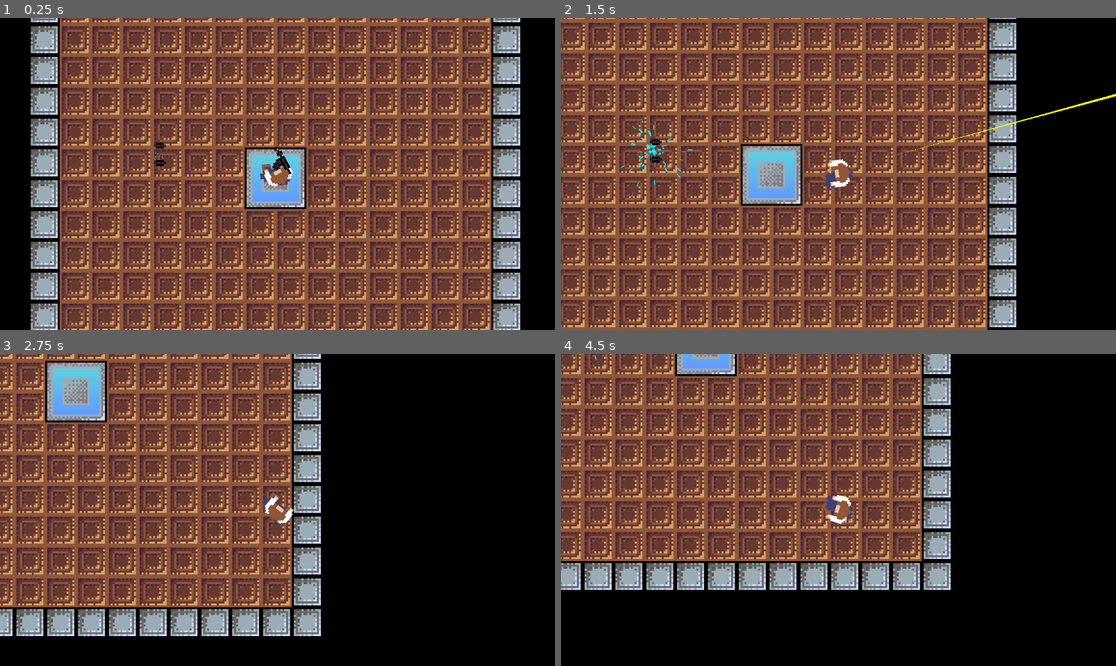
Above: before the commit, frames 1-4 (two rows, left to right).
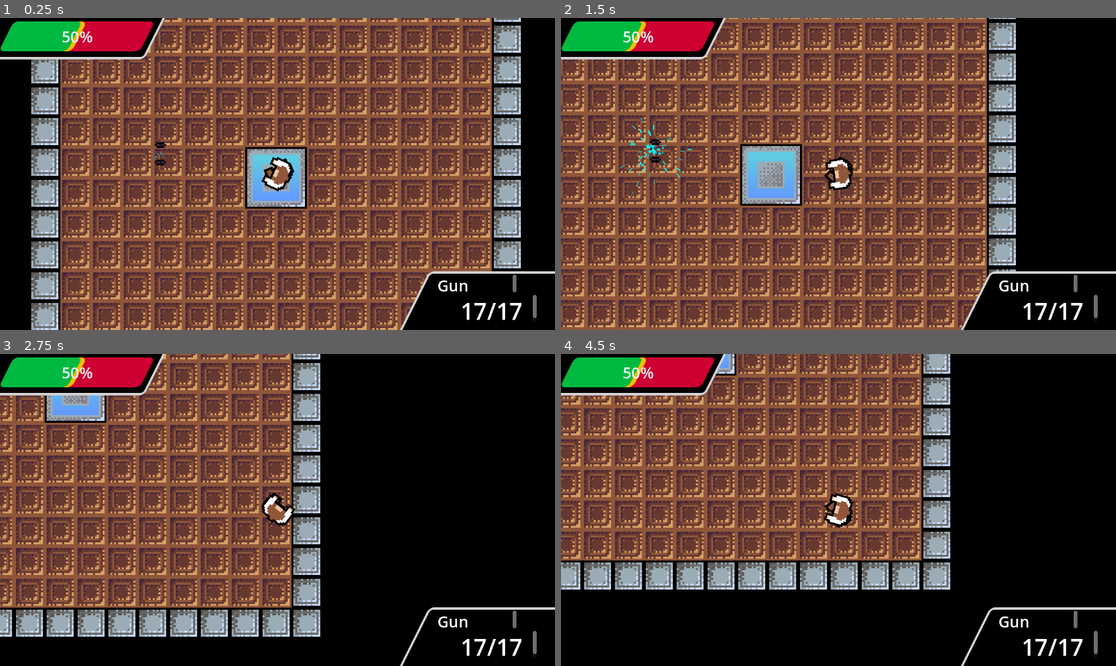
Above: after the commit, the same moments.

Repository: DriftWare07/gdod-jam-25
Game: Godot game, scene res://scenes/main.tscn
Same seed, same stepped clock (60 frames per second), same inputs: the game is played once before the commit and once after it.
Inputs (mouse positions are in pixels of both pictures, inside the frame that each line leads up to):
- Up to frame 1 (0.25 s): no input
- Up to frame 2 (1.5 s): move the mouse to (960, 158) at 0.52 s; press the mouse at (960, 158) at 0.53 s; hold D (right) 0.53-1.28 s; move the mouse to (727, 189) at 1.27 s; release the mouse at (727, 189) at 1.28 s; hold S (down) from 1.28 s (still down); click (727, 189) at 1.35 s
- Up to frame 3 (2.75 s): move the mouse to (333, 441) at 2.02 s; release S (down) at 2.03 s; press the mouse at (333, 441) at 2.03 s; hold D (right) from 2.03 s (still down)
- Up to frame 4 (4.5 s): move the mouse to (810, 572) at 2.77 s; release D (right) at 2.78 s; release the mouse at (810, 572) at 2.78 s; hold W (up) 2.78-3.53 s; click (810, 572) at 2.85 s; move the mouse to (1005, 556) at 3.52 s; press the mouse at (1005, 556) at 3.53 s; hold A (left) from 3.53 s (still down); move the mouse to (672, 463) at 4.27 s; release the mouse at (672, 463) at 4.28 s; click (672, 463) at 4.35 s

The runs differ from the first frame. In frame 1, 25% of the frame differs, in the area x 0-100%, y 0-100%; in frame 2, 15%; in frame 3, 16%; in frame 4, 16%.

Commit message:
Ui mached up

Diff:
--- /dev/null
+++ b/gdod-jam-25/assets/main_theme.tres
@@ -0,0 +1,48 @@
+[gd_resource type="Theme" load_steps=6 format=3 uid="uid://2bek0awd3xii"]
+
+[sub_resource type="StyleBoxFlat" id="StyleBoxFlat_8bw67"]
+bg_color = Color(0, 0, 0, 1)
+skew = Vector2(0.5, 0)
+border_width_left = 5
+border_width_top = 5
+border_width_right = 5
+border_width_bottom = 5
+border_color = Color(0.834614, 0.834614, 0.834614, 1)
+corner_radius_top_left = 10
+corner_radius_top_right = 10
+corner_radius_bottom_right = 10
+corner_radius_bottom_left = 10
+
+[sub_resource type="SystemFont" id="SystemFont_mwhbv"]
+font_names = PackedStringArray("Kenney Future")
+
+[sub_resource type="StyleBoxFlat" id="StyleBoxFlat_ddt15"]
+bg_color = Color(0.807781, 0, 0.196409, 1)
+skew = Vector2(0.5, 0)
+border_color = Color(0.245, 0.245, 0.245, 0)
+corner_radius_top_left = 10
+corner_radius_top_right = 10
+corner_radius_bottom_right = 10
+corner_radius_bottom_left = 10
+
+[sub_resource type="StyleBoxFlat" id="StyleBoxFlat_ju70s"]
+bg_color = Color(0, 0.72378, 0.250524, 1)
+skew = Vector2(0.5, 0)
+border_width_right = 10
+border_color = Color(0.941615, 0.736532, 0.024291, 1)
+corner_radius_top_left = 10
+corner_radius_top_right = 10
+corner_radius_bottom_right = 10
+corner_radius_bottom_left = 10
+
+[sub_resource type="SystemFont" id="SystemFont_v4eqd"]
+font_names = PackedStringArray("Kenney Future")
+
+[resource]
+Panel/styles/panel = SubResource("StyleBoxFlat_8bw67")
+ProgressBar/font_sizes/font_size = 32
+ProgressBar/fonts/font = SubResource("SystemFont_mwhbv")
+ProgressBar/styles/background = SubResource("StyleBoxFlat_ddt15")
+ProgressBar/styles/fill = SubResource("StyleBoxFlat_ju70s")
+RichTextLabel/font_sizes/normal_font_size = 32
+RichTextLabel/fonts/normal_font = SubResource("SystemFont_v4eqd")
--- a/gdod-jam-25/assets/weapons/dual_pistols.tres
+++ b/gdod-jam-25/assets/weapons/dual_pistols.tres
@@ -16,6 +16,6 @@
 fire_delay = 0.25
 damage = 1
 max_ammo = 34
-muzzle_locations = Array[Vector2]([Vector2(6, 4.5), Vector2(6, -4.5)])
+muzzle_locations = Array[Vector2]([Vector2(9, 4.5), Vector2(6, -4.5)])
 bullet_instance = ExtResource("1_qvcro")
 sound = SubResource("AudioStreamRandomizer_tlpwv")
--- a/gdod-jam-25/assets/weapons/machine_gun.tres
+++ b/gdod-jam-25/assets/weapons/machine_gun.tres
@@ -11,6 +11,6 @@
 fire_delay = 0.1
 damage = 1
 max_ammo = 30
-muzzle_locations = Array[Vector2]([Vector2(6, 8)])
+muzzle_locations = Array[Vector2]([Vector2(12, 6)])
 bullet_instance = ExtResource("1_owv1l")
 sound = ExtResource("3_gtv5l")
--- /dev/null
+++ b/gdod-jam-25/default_bus_layout.tres
@@ -0,0 +1,7 @@
+[gd_resource type="AudioBusLayout" load_steps=2 format=3 uid="uid://dxexxctuk5hh6"]
+
+[sub_resource type="AudioEffectSpectrumAnalyzer" id="AudioEffectSpectrumAnalyzer_wyi1p"]
+
+[resource]
+bus/0/effect/0/effect = SubResource("AudioEffectSpectrumAnalyzer_wyi1p")
+bus/0/effect/0/enabled = true
--- a/gdod-jam-25/scenes/player/player.gd
+++ b/gdod-jam-25/scenes/player/player.gd
@@ -13,11 +13,10 @@
 @onready var firetimer = $firetimer
 @onready var bullet_sound = $bullet_sound
 
-var can_shoot = false
+var can_shoot = true
 var ammo = 1
 
-func _ready() -> void:
-	firetimer.start(weapon.fire_delay)
+
 
 func _process(delta: float) -> void:
 	body_sprite.look_at(get_global_mouse_position())
@@ -29,6 +28,7 @@
 func _physics_process(delta: float) -> void:
 	# Add the gravity.
 	var input = Input.get_vector("left","right","up","down").normalized()
+	leg_sprite.speed_scale = input.length()
 
 	if input.length() > 0: velocity += input*accel
 	else: velocity = velocity.lerp(Vector2.ZERO, decel*delta)
@@ -52,7 +52,12 @@
 		i.global_position = $body/muzzle.global_position
 		i.look_at(get_global_mouse_position())
 
-		bullet_sound.stream = weapon.sound
+		var sstream = AudioStreamPlayer.new()
+		add_child(sstream)
+		sstream.stream = weapon.sound
+		sstream.play()
+		sstream.finished.connect(sstream.queue_free)
+
 		bullet_sound.play()
 
 		ammo -= 1
--- a/gdod-jam-25/scenes/player/player.tscn
+++ b/gdod-jam-25/scenes/player/player.tscn
@@ -4,33 +4,34 @@
 [ext_resource type="SpriteFrames" uid="uid://br5woktbyhfk2" path="res://scenes/player/playerframes.tres" id="1_miq4j"]
 [ext_resource type="Script" path="res://addons/shaker/src/Vector2/shaker_component2D.gd" id="2_cw312"]
 [ext_resource type="Texture2D" uid="uid://b5x8vr822pve2" path="res://assets/gdodjam25tiles.png" id="2_ybbbr"]
-[ext_resource type="Resource" uid="uid://db650owq8hjwn" path="res://assets/weapons/machine_gun.tres" id="2_yyuoo"]
 [ext_resource type="Script" path="res://addons/shaker/data/Vector2/BaseShakerType2D.gd" id="3_t0gkm"]
-[ext_resource type="Script" path="res://addons/shaker/data/Vector2/ShakerTypeSineWave2D.gd" id="4_4a006"]
 [ext_resource type="Script" path="res://addons/shaker/data/Single/BaseShakerType1D.gd" id="4_kvuxx"]
 [ext_resource type="SpriteFrames" uid="uid://cjje8uhj174is" path="res://scenes/player/gunframes.tres" id="5_leyk3"]
 [ext_resource type="Script" path="res://addons/shaker/data/Vector2/ShakerPreset2D.gd" id="6_6w8ue"]
+[ext_resource type="Script" path="res://addons/shaker/data/Vector2/ShakerTypeAudioBus2D.gd" id="7_c1xko"]
+[ext_resource type="Theme" uid="uid://2bek0awd3xii" path="res://assets/main_theme.tres" id="10_owkt0"]
 
 [sub_resource type="CircleShape2D" id="CircleShape2D_dwp0u"]
 radius = 7.07107
 
-[sub_resource type="Resource" id="Resource_by4j2"]
-script = ExtResource("4_4a006")
-frequency = Vector2(1, 1)
-phase = Vector2(1, 1)
-amplitude = Vector2(1, 1)
+[sub_resource type="Resource" id="Resource_6gcn8"]
+script = ExtResource("7_c1xko")
+bus_name = "Master"
+min_frequence = Vector2(20, 20)
+max_frequence = Vector2(20000, 20000)
+amplitude = Vector2(10, 10)
 offset = Vector2(0, 0)
 BlendingMode = 0
-fade_in = 0.0
+fade_in = -4.0
 fade_out = 0.0
-start_percent = 0.0
+start_percent = 0.3
 end_percent = 1.0
 _temp_graph = false
 bake_internal = 64
 
 [sub_resource type="Resource" id="Resource_6a8ul"]
 script = ExtResource("6_6w8ue")
-PositionShake = Array[ExtResource("3_t0gkm")]([SubResource("Resource_by4j2")])
+PositionShake = Array[ExtResource("3_t0gkm")]([SubResource("Resource_6gcn8")])
 RotationShake = Array[ExtResource("4_kvuxx")]([])
 ScaleShake = Array[ExtResource("3_t0gkm")]([])
 bake_internal = 64
@@ -41,13 +42,13 @@
 script = ExtResource("1_1jfvs")
 speed = 1500
 accel = 1.3
-weapon = ExtResource("2_yyuoo")
+decel = 2.0
 
 [node name="CollisionShape2D" type="CollisionShape2D" parent="."]
 shape = SubResource("CircleShape2D_dwp0u")
 
 [node name="legs" type="AnimatedSprite2D" parent="."]
-scale = Vector2(1.5, 1.5)
+scale = Vector2(1.2, 1.2)
 sprite_frames = ExtResource("1_miq4j")
 animation = &"idle"
 autoplay = "idle"
@@ -57,17 +58,19 @@
 [node name="body" type="Sprite2D" parent="."]
 texture = ExtResource("2_ybbbr")
 region_enabled = true
-region_rect = Rect2(64, 0, 16, 15)
+region_rect = Rect2(64, 0, 16, 16)
 
 [node name="gunsprite" type="AnimatedSprite2D" parent="body"]
 position = Vector2(24, 8.5)
 sprite_frames = ExtResource("5_leyk3")
+animation = &"rifle"
 autoplay = "default"
 
 [node name="muzzle" type="Node2D" parent="body"]
+position = Vector2(11.905, 5.86264)
 
 [node name="Camera2D" type="Camera2D" parent="."]
-position = Vector2(-0.150734, -0.0705512)
+position = Vector2(-0.150734, -0.0705515)
 zoom = Vector2(4, 4)
 rotation_smoothing_enabled = true
 
@@ -76,13 +79,70 @@
 custom_target = true
 Targets = [NodePath("..")]
 AutoPlay = true
-intensity = 0.167
 shakerPreset = SubResource("Resource_6a8ul")
 
 [node name="firetimer" type="Timer" parent="."]
 one_shot = true
 
 [node name="bullet_sound" type="AudioStreamPlayer2D" parent="."]
+position = Vector2(8.90502, 4.86264)
 max_polyphony = 10
 
+[node name="CanvasLayer" type="CanvasLayer" parent="."]
+
+[node name="Control" type="Control" parent="CanvasLayer"]
+layout_mode = 3
+anchors_preset = 15
+anchor_right = 1.0
+anchor_bottom = 1.0
+grow_horizontal = 2
+grow_vertical = 2
+theme = ExtResource("10_owkt0")
+
+[node name="weaponPanel" type="Panel" parent="CanvasLayer/Control"]
+layout_mode = 1
+anchors_preset = 3
+anchor_left = 1.0
+anchor_top = 1.0
+anchor_right = 1.0
+anchor_bottom = 1.0
+offset_left = -294.0
+offset_top = -122.0
+offset_right = 41.0
+offset_bottom = 10.0
+grow_horizontal = 0
+grow_vertical = 0
+
+[node name="gun" type="RichTextLabel" parent="CanvasLayer/Control/weaponPanel"]
+layout_mode = 0
+offset_left = 50.0
+offset_top = 7.0
+offset_right = 214.0
+offset_bottom = 47.0
+text = "Gun"
+
+[node name="RichTextLabel" type="RichTextLabel" parent="CanvasLayer/Control/weaponPanel"]
+layout_mode = 0
+offset_left = 98.0
+offset_top = 49.0
+offset_right = 256.0
+offset_bottom = 105.0
+theme_override_font_sizes/normal_font_size = 48
+text = "17/17"
+
+[node name="healthPanel" type="Panel" parent="CanvasLayer/Control"]
+layout_mode = 0
+offset_left = -26.0
+offset_top = -8.0
+offset_right = 323.0
+offset_bottom = 86.0
+
+[node name="healthbar" type="ProgressBar" parent="CanvasLayer/Control/healthPanel"]
+layout_mode = 0
+offset_left = 39.0
+offset_top = 15.0
+offset_right = 332.0
+offset_bottom = 77.0
+value = 50.0
+
 [connection signal="timeout" from="firetimer" to="." method="_on_firetimer_timeout"]
Binary file changed: gdod-jam-25/assets/gdodjam25tiles.png
